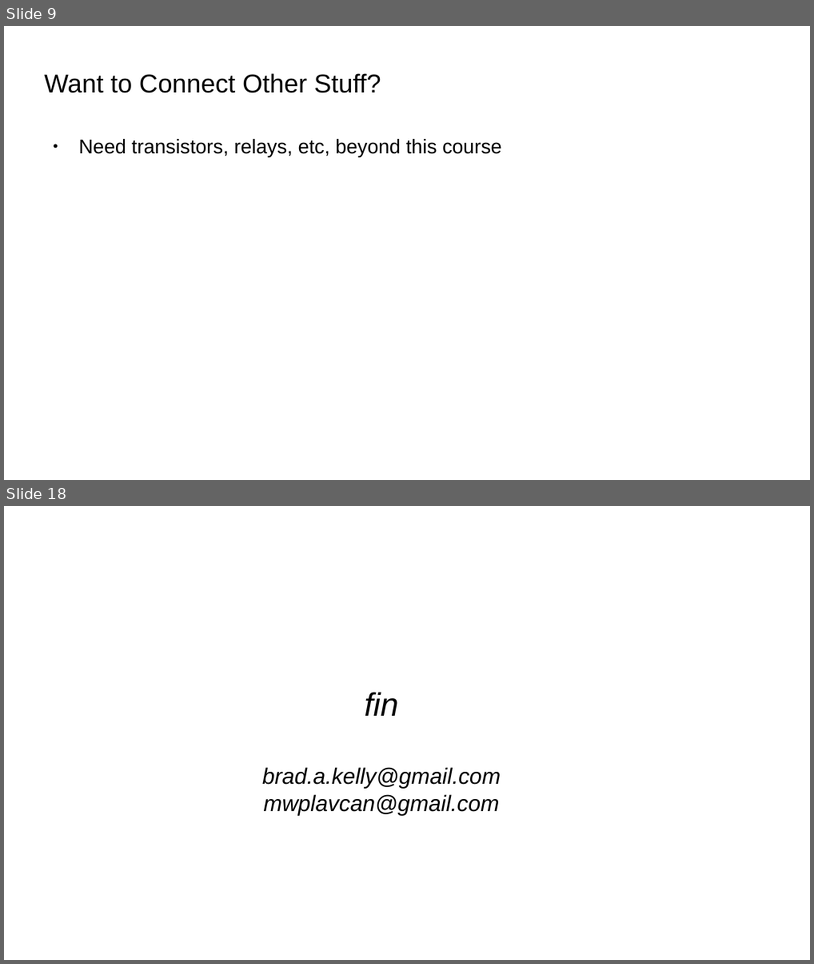
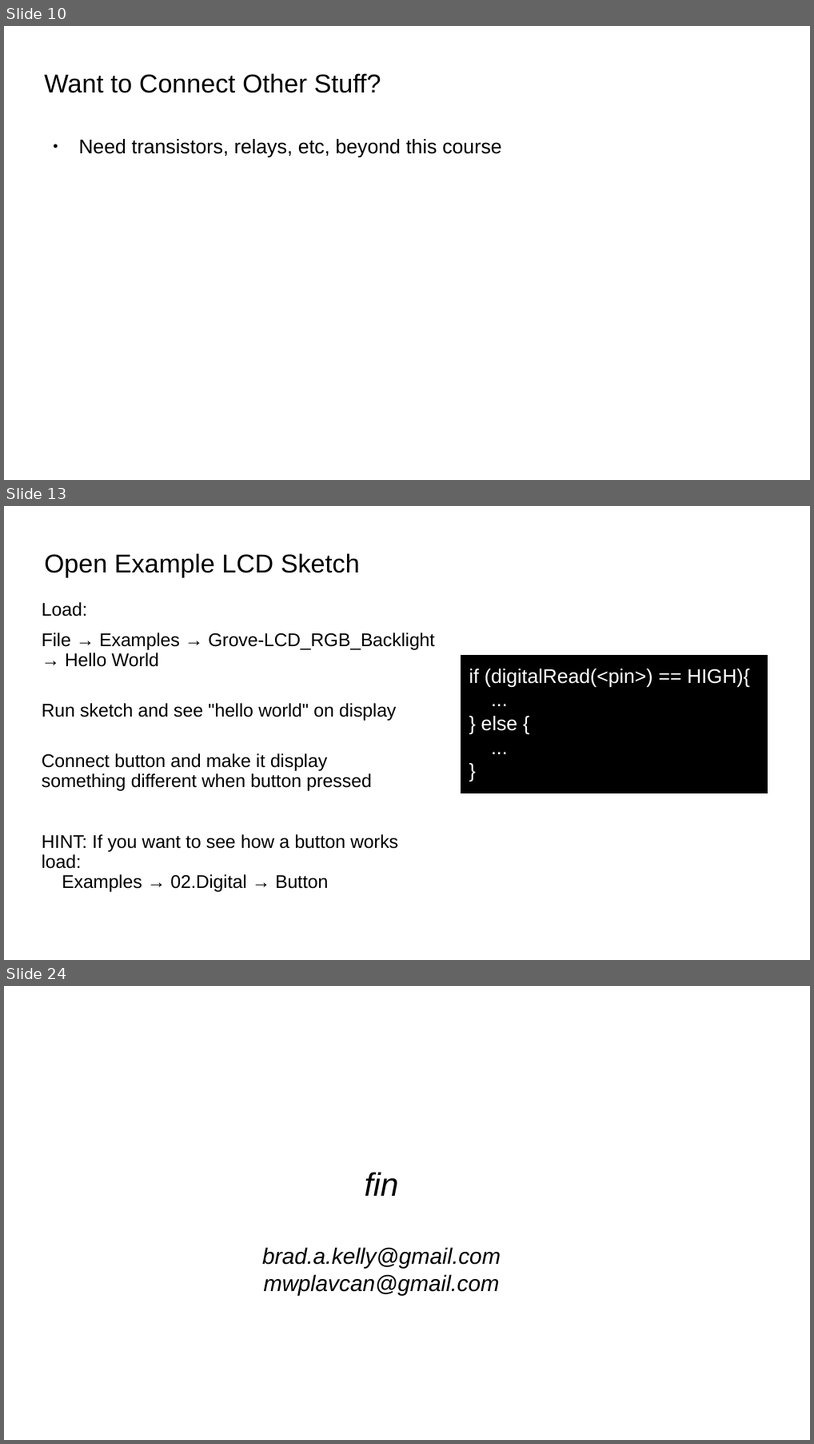
Before and after one commit to bradakelly/ArduinoDevelopmentWorkshop, a slide deck: CourseSlideshow.odp. Shown one above the other, each under a label of ours: slides 9 and 18 before the commit, slides 10, 13 and 24 after it; the slides between them are not shown. The pictures are 814x964 and 814x1444 pixels, drawn with LibreOffice and Linux fonts; fonts in the diff are those of the drawing; background and template pictures are left out. Boxes give left, top, right and bottom in pixels: in the first picture for what was removed or moved away, otherwise in the second. Text is boxed around its words. In the diff, an @@ line names an element or a change of style, - is before the commit and + after.

```diff
--- a/CourseSlideshow.odp
+++ b/CourseSlideshow.odp
@@ slide 13 added at (4,506,810,960), background picture (left out) @@
@@ title added at (44,553,360,577), 25.4 pt, text #000000 @@
+Open Example LCD Sketch
@@ text added at (42,602,434,892), 18 pt, text #000000 @@
+Load:
+File → Examples → Grove-LCD_RGB_Backlight → Hello World
+Run sketch and see "hello world" on display
+Connect button and make it display
+something different when button pressed
+HINT: If you want to see how a button works load:
+Examples → 02.Digital → Button
@@ rectangle added at (462,656,767,792), fill #000000, outline #000000 2.49 pt, 19.5 pt, text #FFFFFF @@
+if (digitalRead(<pin>) == HIGH){
+...
+} else {
+...
+}
@@ what was slide 9 is now slide 10 @@
@@ what was slide 18 is now slide 24 @@
```
Also in this commit, not shown: 1 slide changed, 11 other slides added, 6 slides removed.
